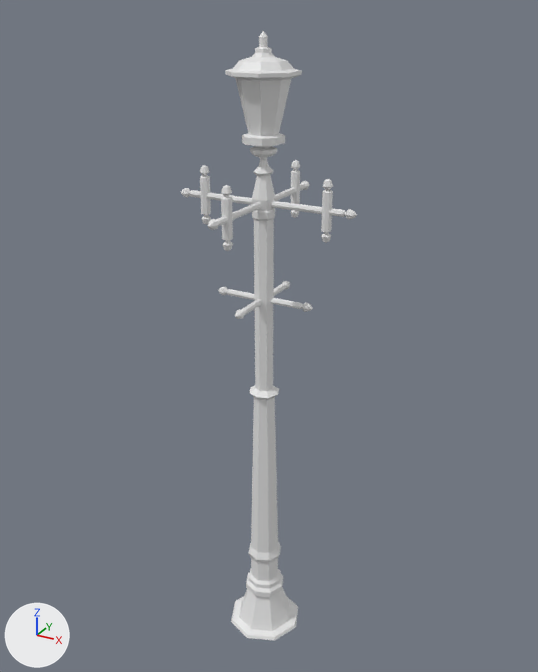
One commit to the Blender file Models/Props/lamppost.blend: the scene before it, then after it.
Camera for both pictures: a 50 mm lens placed at (2.07, -3.71, 4.11), pointed at (-0.02, 0.09, 2.21). The axes (+X, +Y, +Z) are drawn at lower left. The lights are the same throughout. The older version comes first.

Names of what the first picture shows: 'LampsC', 'Pole', 'WingsEW', 'WingsNS'.
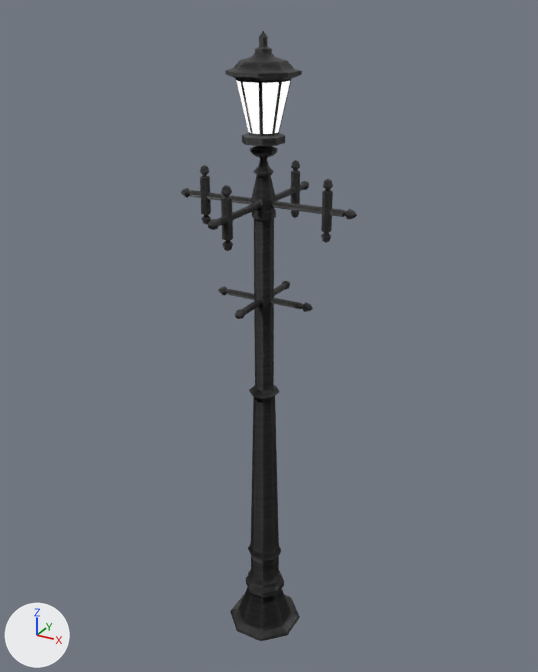
Where the newer file only moved an object's origin or applied its transform, the numbers keep the older frame.

Where the change shows, as pixel boxes (x1, y1, x2, y2) in the pictures (538 x 672 px):
'Pole', recoloured (white to black)
    both: (232, 157, 298, 640)
'LampsC', moved, recoloured
    both: (225, 31, 302, 157)
'WingsEW', recoloured
    both: (181, 165, 357, 312)
'WingsNS', recoloured
    both: (208, 160, 309, 319)
part 1 of me_cylinder_005, added
    after: (225, 31, 302, 157)
part 2 of me_cylinder_005, deleted
    before: (225, 31, 302, 157)

Patch to the scene script:
```diff
--- a/Models/Props/lamppost.blend.py
+++ b/Models/Props/lamppost.blend.py
@@ img_lamppost_png @@
+img_lamppost_png = load_image('Lamppost.png', '../../models/Props/lights/Lamppost.png', 128, 512, 'sRGB')
@@ img_lamppost_n_png @@
+img_lamppost_n_png = load_image('Lamppost-n.png', '../../models/Props/lights/Lamppost-n.png', 128, 512, 'sRGB')
@@ mat_lamppost_emission @@
+mat_lamppost_emission = emission_material('lamppost_emission')
+mat_lamppost_emission.base_color = (1.0, 1.0, 1.0)  # white #ffffff
@@ mat_lamppost_metal @@
+mat_lamppost_metal = bpy.data.materials.new('lamppost_metal')
+# uses the picture img_lamppost_n_png
+# uses the picture img_lamppost_png
@@ me_cylinder @@
 # used by ob_pole; location = (0.0, 0.0, 0.0)
-me_cylinder.from_pydata(...)  # 202 vertices, 204 faces; spans x -0.26..0.26, y -0.26..0.26, z 0.0..3.42
+me_cylinder.from_pydata(...)  # 202 vertices, 204 faces; spans x -0.24..0.24, y -0.24..0.24, z 0.0..3.42
+# edits to the shape of me_cylinder do not show in these pictures
+me_cylinder.materials.append(mat_lamppost_metal)
@@ me_cylinder_001 @@
 me_cylinder_001.from_pydata(...)  # 264 vertices, 288 faces; spans x -0.58..0.58, y -0.03..0.03, z 2.47..3.27
+me_cylinder_001.materials.append(mat_lamppost_metal)
@@ me_cylinder_002 @@
 me_cylinder_002.from_pydata(...)  # 264 vertices, 288 faces; spans x -0.03..0.03, y -0.58..0.58, z 2.47..3.27
+me_cylinder_002.materials.append(mat_lamppost_metal)
@@ me_cylinder_005 @@
 # used by ob_lampsc; location = (0.0, 0.0, 0.0)
-me_cylinder_005.from_pydata(...)  # 145 vertices, 145 faces; spans x -0.19..0.19, y -0.19..0.19, z 3.36..4.01
+me_cylinder_005.from_pydata(...)  # 177 vertices, 177 faces; spans x -0.19..0.19, y -0.19..0.19, z -0.31..0.34
+# me_cylinder_005 part 1: 177 vertices added at x -0.19..0.19, y -0.19..0.19, z -0.31..0.34
+# me_cylinder_005 part 2: 145 vertices removed from x -0.19..0.19, y -0.19..0.19, z 3.36..4.01
+me_cylinder_005.materials.append(mat_lamppost_metal)
+me_cylinder_005.materials.append(mat_lamppost_emission)  # white #ffffff
@@ ob_lampsc @@
 ob_lampsc = bpy.data.objects.new('LampsC', me_cylinder_005)
-ob_lampsc.location = (0.0, 0.0, 0.0)
+ob_lampsc.location = (0.0, 0.0, 3.67)
```
